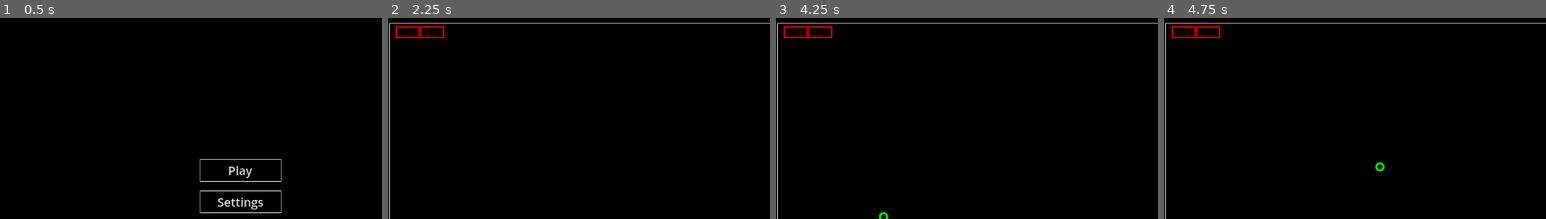
Above: before the commit, frames 1-4 (left to right).
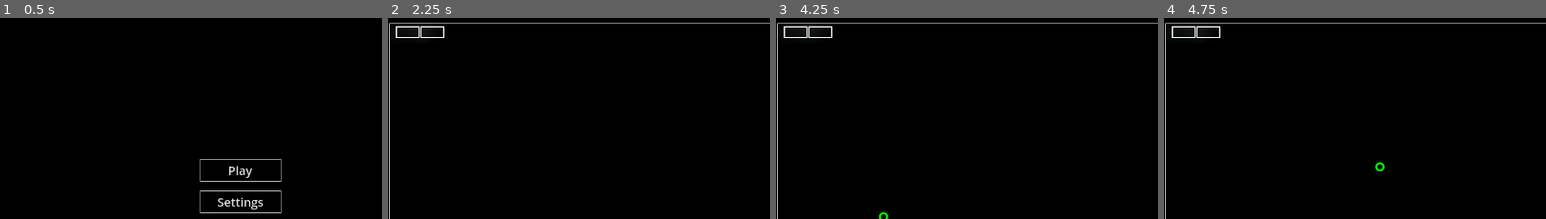
Above: after the commit, the same moments.

Repository: Germenzi/Infinitoid
Game: Godot game, scene res://main.tscn
The game is run twice, just before and just after one commit, with the same random seed, the same clock (stepped at 60 frames per second) and the same inputs. The engine's default icon, where the game draws it, is replaced by a stand-in: a white triangle on a blue panel in a dark square.
Inputs (mouse positions are % of the whole screen's width and height, from its top left):
- Up to frame 1 (0.5 s): no input
- Up to frame 2 (2.25 s): click "Play" at 0.5 s; tap Enter at 1.25 s; drag from (50, 47) to (60, 30) at 1.27 s; click "Start" at 2 s
- Up to frame 3 (4.25 s): tap Space at 2.75 s; drag from (30, 59) to (45, 75) at 2.77 s; tap Enter at 3.5 s; move the mouse to (60, 30) at 3.52 s; hold Up (ui_up) from 3.53 s (still down); tap O at 3.6 s
- Up to frame 4 (4.75 s): release Up (ui_up) at 4.25 s; tap Space at 4.25 s; drag from (45, 75) to (20, 37) at 4.27 s
The pictures show only the part of the screen within x 18-68%, y 8-58%; the shares and areas given below are measured in that part.

Frame 1 is identical in both runs. In frame 2, 0.3% of the frame differs, in the area x 2-15%, y 3-10%; in frame 3, 0.3%; in frame 4, 0.3%.

Commit message:
Add blocks HP

Diff:
--- a/scenes/arcanoid_game.tscn
+++ b/scenes/arcanoid_game.tscn
@@ -26,7 +26,7 @@
 
 	draw_line(Vector2(0, _game_state.blocks_deadline_height),
 		Vector2(_game_state.playing_area_size.x, _game_state.blocks_deadline_height),
-		Color(_game_state.block_color, 0.3), _game_state.block_draw_width, true)
+		_game_state.deadline_color, _game_state.block_draw_width, true)
 
 	draw_circle(_game_state.ball_position,
 		_game_state.ball_radius-_game_state.ball_draw_width/2.0,
@@ -36,9 +36,9 @@
 	_game_state.platform_color, false, _game_state.platform_draw_width, false
 	)
 
-	for block:ArcanoidRect in _game_state.blocks:
+	for block:ArcanoidBlock in _game_state.blocks:
 		draw_rect(block.rect.grow(-_game_state.block_draw_width/2.0),
-		_game_state.block_color, false, _game_state.block_draw_width, false
+		_game_state.blocks_colors[min(block.hp-1, len(_game_state.blocks_colors))], false, _game_state.block_draw_width, false
 		)
 
 func set_window_scale(scale_factor:float) -> void:
@@ -163,6 +163,11 @@
 		if chosen_ability != null:
 				chosen_ability.deactivate()
 
+	_check_collisions(delta)
+
+
+
+func _check_collisions(delta:float) -> void:
 	var playing_area_limiter_rect := _game_state.playing_area_ball_collide_rect
 	var platform_rect := _game_state.platform_rect
 
@@ -172,7 +177,8 @@
 	var frametime : float = 0.0
 	var banned_rects_sides := ArcanoidGeometry.RectGroupBannedSides.new()
 	while true:
-		var collisions_rects : Array[ArcanoidRect] =  _game_state.blocks.duplicate()
+		var collisions_rects : Array[ArcanoidRect] = [];
+		collisions_rects.append_array(_game_state.blocks.duplicate())
 		collisions_rects.append_array([playing_area_limiter_rect, platform_rect])
 
 		var earliest_collision := ArcanoidGeometry.ccd_circle_box_group(
@@ -201,18 +207,23 @@
 
 		elif earliest_collision.collision_rect == platform_rect:
 			_game_state.ball_velocity = (_game_state.ball_position-_game_state.platform_rect.rect.get_center()-Vector2(0, 20)).normalized() * _game_state.ball_velocity.length()
+			_game_state.ball_position.y = _game_state.platform_rect.rect.position.y-_game_state.ball_radius-2.0
 			_on_ball_platform_collision.call_deferred()
 			banned_rects_sides = ArcanoidGeometry.RectGroupBannedSides.new()
 			banned_rects_sides.ban_side(earliest_collision.collision_rect, earliest_collision.collided_rect_side)
 
 		else: # block collide
-			_game_state.blocks.erase(earliest_collision.collision_rect)
+			if (earliest_collision.collision_rect as ArcanoidBlock).hp <= 1:
+				_game_state.blocks.erase(earliest_collision.collision_rect)
+			else:
+				(earliest_collision.collision_rect as ArcanoidBlock).hp -= 1
 			if (earliest_collision.collided_rect_side == SIDE_TOP or earliest_collision.collided_rect_side == SIDE_BOTTOM):
 				_game_state.ball_velocity.y *= -1
 			else:
 				_game_state.ball_velocity.x *= -1
 			_game_state.score += 1
 			banned_rects_sides = ArcanoidGeometry.RectGroupBannedSides.new()
+			banned_rects_sides.ban_side(earliest_collision.collision_rect, earliest_collision.collided_rect_side)
 
 	# hardcoded bugfix, when ball super rarely just ignore walls
 	if not Rect2(Vector2.ZERO, _game_state.playing_area_size).grow(-_game_state.ball_radius).has_point(_game_state.ball_position):
@@ -230,6 +241,7 @@
 			_on_ball_falled()
 		print(\"TRUTEN\")
 
+
 func _place_ball_to_launch_position() -> void:
 	const BALL_PLATFORM_GAP : float = 2.0
 
@@ -248,12 +260,17 @@
 
 
 
+func _check_blocks_deadline() -> bool:
+	for rect:ArcanoidRect in _game_state.blocks:
+		if rect.rect.end.y > _game_state.blocks_deadline_height:
+			return true
+
+	return false
+
+
 func _spawn_blocks_layer() -> void:
 	for rect:ArcanoidRect in _game_state.blocks:
 		rect.rect.position.y += _game_state.block_size.y + _game_state.block_rows_gap
-		if rect.rect.end.y > _game_state.blocks_deadline_height:
-			_on_blocks_reached_deadline()
-			return
 
 	var spawned_columns : Array[int] = []
 	var spawn_count : int = min(_game_state.blocks_spawn_count, _game_state.blocks_columns)
@@ -264,14 +281,18 @@
 		var column : int = randi()%_game_state.blocks_columns
 		while column in spawned_columns: column = randi()%_game_state.blocks_columns
 		spawned_columns.append(column)
-		var new_block := ArcanoidRect.new(
+		var new_block := ArcanoidBlock.new(
 			Rect2(Vector2(_game_state.block_size.x+_game_state.blocks_columns_gap, 0.0)*column + \\
-				Vector2(x_offset, _game_state.top_row_gap), _game_state.block_size))
+				Vector2(x_offset, _game_state.top_row_gap), _game_state.block_size), 6)
 		_game_state.blocks.append(new_block)
 
 
 func _on_ball_platform_collision() -> void:
-	_spawn_blocks_layer()
+	if _game_state.new_blocks_spawning:
+		_spawn_blocks_layer()
+
+	if _check_blocks_deadline():
+		_on_blocks_reached_deadline()
 	_game_state.ball_velocity *= _game_state.speed_factor
 	_game_state.platform_speed *= _game_state.speed_factor
 
--- a/scripts/ArcanoidBlock.gd
+++ b/scripts/ArcanoidBlock.gd
@@ -3,3 +3,8 @@
 class_name ArcanoidBlock
 
 var hp : int
+
+
+func _init(p_rect:Rect2i, p_hp:int) -> void:
+	super(p_rect)
+	hp = p_hp
--- a/scripts/GameState.gd
+++ b/scripts/GameState.gd
@@ -13,6 +13,9 @@
 
 @export_range(1, 10000)
 var maximum_health : int = 3
+
+@export
+var new_blocks_spawning : bool = true
 
 @export
 var playing_area_size : Vector2 = Vector2(800, 500)
@@ -76,7 +79,17 @@
 var block_draw_width : float = 2.0
 
 @export
-var block_color : Color = Color.RED
+var deadline_color : Color = Color(Color.RED, 0.3)
+
+@export
+var blocks_colors : Array[Color] = [
+	Color.RED, # 1 hp
+	Color.YELLOW, # 2 hp
+	Color.CHOCOLATE, # 3 hp
+	Color.CORAL, # 4 hp
+	Color.CORNFLOWER_BLUE, # 5 hp
+	Color.AZURE, # 6 hp
+]
 
 @export
 var platform_color : Color = Color.GREEN
@@ -97,7 +110,7 @@
 var ball_position : Vector2
 
 var blocks_columns : int
-var blocks : Array[ArcanoidRect] = []
+var blocks : Array[ArcanoidBlock] = []
 var blocks_spawn_count : int
 
 var health : int
